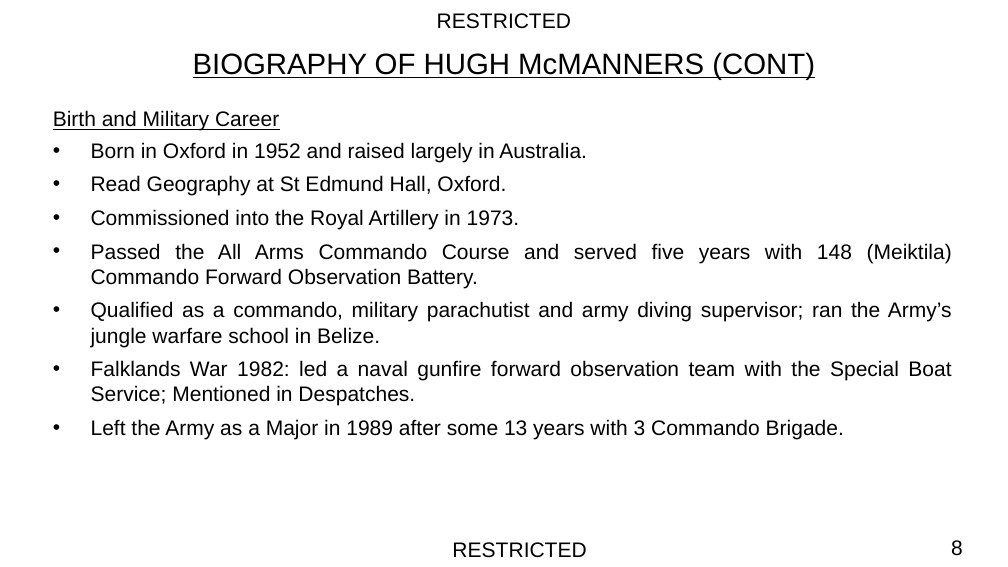
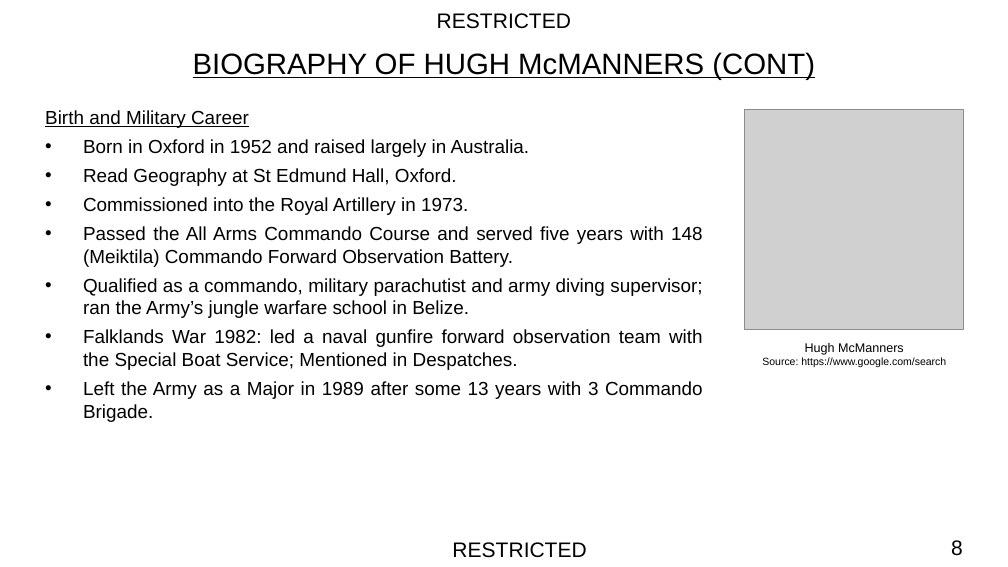
Before and after one commit to kwesijohnson25-star/Comfort-Osei, a slide deck: slide 8 of PPT_Review_of_Commando_Winning_the_Green_Beret.pptx. Drawn at 1008x567 pixels with LibreOffice and Linux fonts; fonts in the diff are those of the drawing; grey boxes stand for pictures; background and template pictures are left out. Boxes give left, top, right and bottom in pixels: in the first picture for what was removed or moved away, otherwise in the second. Text is boxed around its words. In the diff, an @@ line names an element or a change of style, - is before the commit and + after.

```diff
--- a/PPT_Review_of_Commando_Winning_the_Green_Beret.pptx
+++ b/PPT_Review_of_Commando_Winning_the_Green_Beret.pptx
@@ text "Birth and Military Career": place and size @@
-text "Birth and Military Career" at [53, 110, 952, 440]
+text "Birth and Military Career" at [45, 110, 703, 422]
@@ text "Birth and Military Career" at [45, 110, 703, 422]: size 20 to 18 pt; less space between paragraphs @@
@@ picture added at [745, 110, 964, 330] @@
@@ text added at [762, 343, 946, 367], 10 pt, text #000000 @@
+Hugh McManners
+Source: https://www.google.com/search
```
Also in this commit, not shown: 1 other slide changed, 2 slides added.
